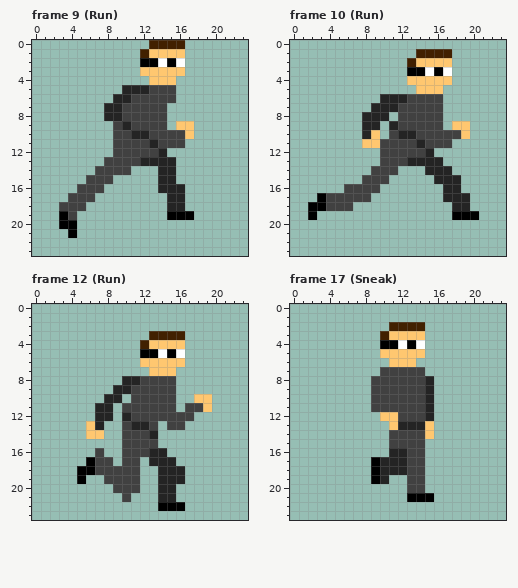
Pixel-art file, stored at Assets/Aseprite/Jacques.ase. The picture above was drawn from the file before the commit.
24x24 pixels, 21 frames. Shown: frame 9 (Run), frame 10 (Run), frame 12 (Run), frame 17 (Sneak). The commit also changed other frames, which this record leaves out.
After:
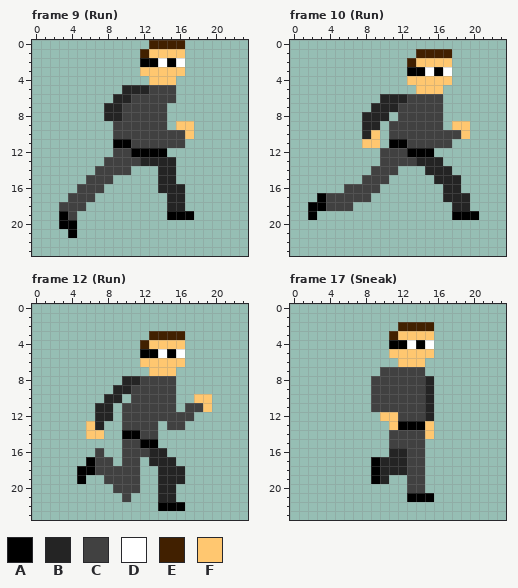
Palette (. is transparent): A #000000  B #242424  C #414141  D #ffffff  E #412000  F #ffc770
Difference:
--- frame 9 (Run)
@@ x 7..16 @@
  8 .BBCCCCC..
- 9 ..CBCCCC.F
-10 ..CCBBCCCC
-11 ..CCCCBCCC
-12 ..CCCCCB..
+ 9 ..CCCCCC.F
+10 ..CCCCCCCC
+11 ..AACCCCCC
+12 ..CCAAAA..
 13 .CCCCBBBB.
--- frame 10 (Run)
@@ x 8..17 @@
  8 BBB.CCCCC.
- 9 BB.BCCCCC.
-10 BF.CBBCCCC
-11 FFCCCCBCCC
-12 ..CCCCCB..
-13 ..CCCBBBB.
+ 9 BB.CCCCCC.
+10 BF.CCCCCCC
+11 FF.AACCCCC
+12 ..CCCAAA..
+13 ..CCCCBBB.
 14 .CCC...BBB
--- frame 12 (Run)
@@ x 8..15 @@
 11 B.CCCCCC
-12 B.BCCCCC
-13 ..CBBC.C
-14 ..CCCB..
-15 ..CCCC..
+12 B.CCCCCC
+13 ..CCCC.C
+14 ..AACC..
+15 ..CCAA..
 16 ..CCCBB.
--- frame 17 (Sneak)
@@ x 8..17 @@
  1 ..........
- 2 ...EEEE...
- 3 ..EFFFF...
- 4 ..AADAD...
- 5 ..FFFFF...
- 6 ...FFF....
+ 2 ....EEEE..
+ 3 ...EFFFF..
+ 4 ...AADAD..
+ 5 ...FFFFF..
+ 6 ....FFF...
  7 ..CCCCC...
@@ x 10..16 @@
 12 FFCCCB.
-13 .FBBBF.
+13 .FAAAF.
 14 .CCCCF.
Pixel boxes of the changes (left, top, right, bottom) in both pictures:
changed: (113, 121, 167, 157)
changed: (380, 121, 434, 166)
changed: (122, 412, 158, 448)
changed: (380, 322, 434, 367)
changed: (398, 421, 425, 430)
